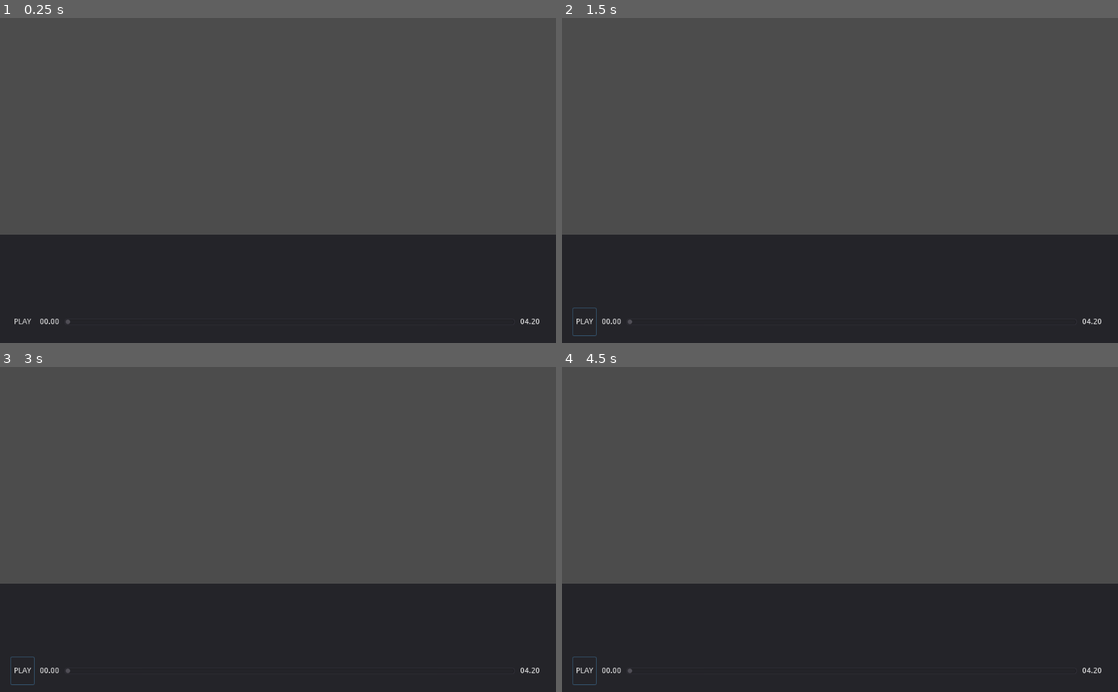
Above: before the commit, frames 1-4 (two rows, left to right).
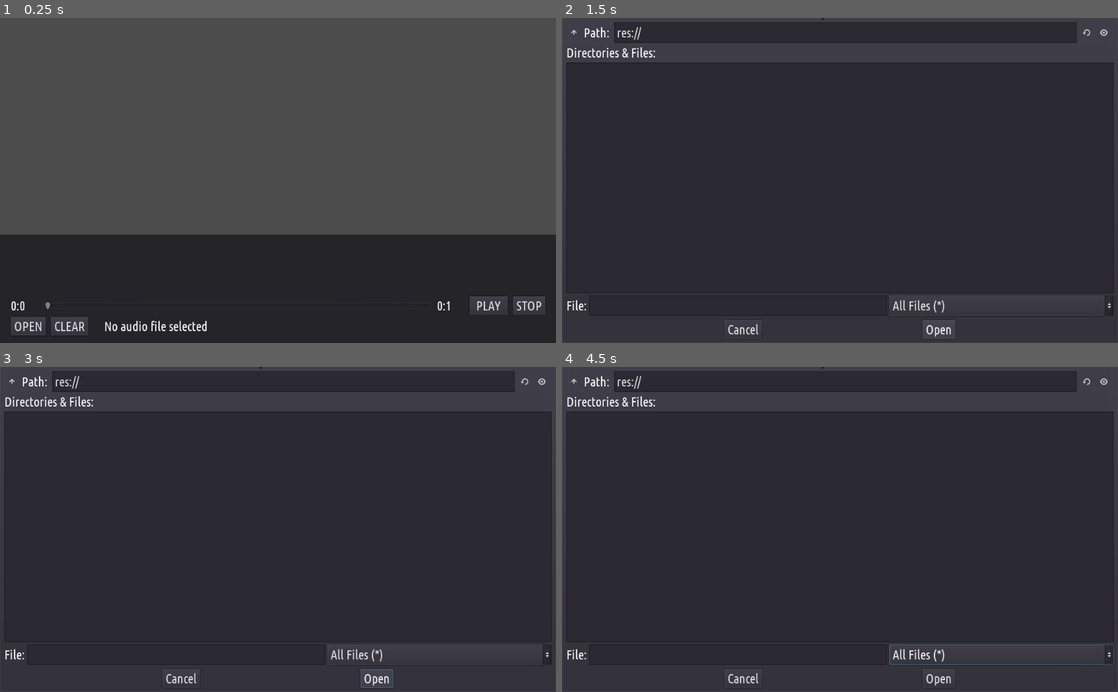
Above: after the commit, the same moments.

Repository: vel-jack/timeline
Game: Godot game, scene res://Scenes/Editor.tscn
The game is run twice, just before and just after one commit, with the same random seed, the same clock (stepped at 60 frames per second) and the same inputs. The project has no main scene, so this scene is started directly. Sound files missing from this copy of the repository are replaced by a short silence.
Inputs (mouse positions are in pixels of both pictures, inside the frame that each line leads up to):
- Up to frame 1 (0.25 s): no input
- Up to frame 2 (1.5 s): click (1090, 304) at 0.5 s, where only the run after the commit has a clickable "STOP"; click (589, 326) at 1.25 s, where only the run after the commit has a clickable "OPEN"
- Up to frame 3 (3 s): click (66, 675) at 2 s, where only the run after the commit has a clickable "CLEAR"; click (378, 679) at 2.75 s, where only the run after the commit has a clickable "Open"
- Up to frame 4 (4.5 s): click "PLAY" at 3.5 s; click "PLAY" at 4.25 s

The runs differ from the first frame. In frame 1, 1.4% of the frame differs, in the area x 2-98%, y 85-98%; in frame 2, 61%, in the area x 0-100%, y 0-100%; in frame 3, 61%; in frame 4, 60%.

Commit message:
audio_player

Diff:
--- a/Scenes/Editor.tscn
+++ b/Scenes/Editor.tscn
@@ -1,83 +1,161 @@
-[gd_scene format=2]
+[gd_scene load_steps=5 format=2]
+
+[ext_resource path="res://Fonts/UbuntuCondensed-Regular.ttf" type="DynamicFontData" id=1]
+[ext_resource path="res://Scripts/Editor.gd" type="Script" id=2]
+
+[sub_resource type="DynamicFont" id=2]
+size = 24
+font_data = ExtResource( 1 )
+
+[sub_resource type="Theme" id=1]
+default_font = SubResource( 2 )
 
 [node name="Editor" type="Control"]
 anchor_right = 1.0
 anchor_bottom = 1.0
+theme = SubResource( 1 )
+script = ExtResource( 2 )
 
-[node name="vbox" type="VBoxContainer" parent="."]
+[node name="Vbox" type="VBoxContainer" parent="."]
 anchor_right = 1.0
 anchor_bottom = 1.0
+__meta__ = {
+"_edit_lock_": true
+}
 
-[node name="VideoUI" type="Control" parent="vbox"]
+[node name="VideoUI" type="Control" parent="Vbox"]
 margin_right = 1024.0
 margin_bottom = 396.0
 rect_min_size = Vector2( 0, 100 )
 size_flags_vertical = 3
 
-[node name="AudioUI" type="Panel" parent="vbox"]
+[node name="ControllerUI" type="Panel" parent="Vbox"]
 margin_top = 400.0
 margin_right = 1024.0
 margin_bottom = 600.0
 rect_min_size = Vector2( 0, 200 )
 
-[node name="VBoxContainer" type="VBoxContainer" parent="vbox/AudioUI"]
+[node name="VBoxContainer" type="VBoxContainer" parent="Vbox/ControllerUI"]
 anchor_right = 1.0
 anchor_bottom = 1.0
 
-[node name="Control" type="Control" parent="vbox/AudioUI/VBoxContainer"]
+[node name="Control" type="Control" parent="Vbox/ControllerUI/VBoxContainer"]
 margin_right = 1024.0
-margin_bottom = 132.0
+margin_bottom = 110.0
 size_flags_vertical = 3
 
-[node name="conroller" type="HBoxContainer" parent="vbox/AudioUI/VBoxContainer"]
-margin_top = 136.0
+[node name="slider" type="HBoxContainer" parent="Vbox/ControllerUI/VBoxContainer"]
+margin_top = 114.0
 margin_right = 1024.0
-margin_bottom = 186.0
-rect_min_size = Vector2( 0, 50 )
+margin_bottom = 148.0
 custom_constants/separation = 10
 
-[node name="space2" type="Control" parent="vbox/AudioUI/VBoxContainer/conroller"]
+[node name="space2" type="Control" parent="Vbox/ControllerUI/VBoxContainer/slider"]
 margin_right = 10.0
-margin_bottom = 50.0
+margin_bottom = 34.0
 rect_min_size = Vector2( 10, 0 )
 
-[node name="ToolButton" type="ToolButton" parent="vbox/AudioUI/VBoxContainer/conroller"]
+[node name="cursor" type="Label" parent="Vbox/ControllerUI/VBoxContainer/slider"]
 margin_left = 20.0
-margin_right = 63.0
-margin_bottom = 50.0
+margin_top = 3.0
+margin_right = 70.0
+margin_bottom = 31.0
+rect_min_size = Vector2( 50, 0 )
+text = "00.00"
+
+[node name="progress" type="HSlider" parent="Vbox/ControllerUI/VBoxContainer/slider"]
+margin_left = 80.0
+margin_top = 9.0
+margin_right = 795.0
+margin_bottom = 25.0
+size_flags_horizontal = 3
+size_flags_vertical = 4
+step = 0.0
+
+[node name="length" type="Label" parent="Vbox/ControllerUI/VBoxContainer/slider"]
+margin_left = 805.0
+margin_top = 3.0
+margin_right = 855.0
+margin_bottom = 31.0
+rect_min_size = Vector2( 50, 0 )
+text = "04.20"
+
+[node name="Play" type="Button" parent="Vbox/ControllerUI/VBoxContainer/slider"]
+margin_left = 865.0
+margin_right = 935.0
+margin_bottom = 34.0
+rect_min_size = Vector2( 70, 0 )
 size_flags_vertical = 5
 text = "PLAY"
 
-[node name="Label" type="Label" parent="vbox/AudioUI/VBoxContainer/conroller"]
-margin_left = 73.0
-margin_top = 18.0
-margin_right = 109.0
-margin_bottom = 32.0
-text = "00.00"
+[node name="Stop" type="Button" parent="Vbox/ControllerUI/VBoxContainer/slider"]
+margin_left = 945.0
+margin_right = 1004.0
+margin_bottom = 34.0
+size_flags_vertical = 5
+text = "STOP"
 
-[node name="HScrollBar" type="HScrollBar" parent="vbox/AudioUI/VBoxContainer/conroller"]
-margin_left = 119.0
-margin_top = 19.0
-margin_right = 948.0
+[node name="space" type="Control" parent="Vbox/ControllerUI/VBoxContainer/slider"]
+margin_left = 1014.0
+margin_right = 1024.0
+margin_bottom = 34.0
+rect_min_size = Vector2( 10, 0 )
+
+[node name="conroller" type="HBoxContainer" parent="Vbox/ControllerUI/VBoxContainer"]
+margin_top = 152.0
+margin_right = 1024.0
+margin_bottom = 186.0
+custom_constants/separation = 10
+
+[node name="space" type="Control" parent="Vbox/ControllerUI/VBoxContainer/conroller"]
+margin_right = 10.0
+margin_bottom = 34.0
+rect_min_size = Vector2( 10, 0 )
+
+[node name="Open" type="Button" parent="Vbox/ControllerUI/VBoxContainer/conroller"]
+margin_left = 20.0
+margin_right = 84.0
+margin_bottom = 34.0
+size_flags_vertical = 5
+text = "OPEN"
+
+[node name="Clear" type="Button" parent="Vbox/ControllerUI/VBoxContainer/conroller"]
+margin_left = 94.0
+margin_right = 162.0
+margin_bottom = 34.0
+size_flags_vertical = 5
+text = "CLEAR"
+
+[node name="space2" type="Control" parent="Vbox/ControllerUI/VBoxContainer/conroller"]
+margin_left = 172.0
+margin_right = 182.0
+margin_bottom = 34.0
+rect_min_size = Vector2( 10, 0 )
+
+[node name="Label" type="Label" parent="Vbox/ControllerUI/VBoxContainer/conroller"]
+margin_left = 192.0
+margin_top = 3.0
+margin_right = 382.0
 margin_bottom = 31.0
-size_flags_horizontal = 3
-size_flags_vertical = 4
+text = "No audio file selected"
 
-[node name="Label2" type="Label" parent="vbox/AudioUI/VBoxContainer/conroller"]
-margin_left = 958.0
-margin_top = 18.0
-margin_right = 994.0
-margin_bottom = 32.0
-text = "04.20"
-
-[node name="space" type="Control" parent="vbox/AudioUI/VBoxContainer/conroller"]
-margin_left = 1004.0
-margin_right = 1024.0
-margin_bottom = 50.0
-rect_min_size = Vector2( 20, 0 )
-
-[node name="space" type="Control" parent="vbox/AudioUI/VBoxContainer"]
+[node name="space" type="Control" parent="Vbox/ControllerUI/VBoxContainer"]
 margin_top = 190.0
 margin_right = 1024.0
 margin_bottom = 200.0
 rect_min_size = Vector2( 0, 10 )
+
+[node name="Openfile" type="FileDialog" parent="."]
+anchor_right = 1.0
+anchor_bottom = 1.0
+window_title = "Open a File"
+mode = 0
+
+[node name="AudioPlayer" type="AudioStreamPlayer2D" parent="."]
+position = Vector2( 515, 233 )
+
+[connection signal="value_changed" from="Vbox/ControllerUI/VBoxContainer/slider/progress" to="." method="_on_progress_value_changed"]
+[connection signal="pressed" from="Vbox/ControllerUI/VBoxContainer/slider/Play" to="." method="_on_Play_pressed"]
+[connection signal="pressed" from="Vbox/ControllerUI/VBoxContainer/slider/Stop" to="." method="_on_Stop_pressed"]
+[connection signal="pressed" from="Vbox/ControllerUI/VBoxContainer/conroller/Open" to="." method="_on_Open_pressed"]
+[connection signal="file_selected" from="Openfile" to="." method="_on_openfile_file_selected"]
--- /dev/null
+++ b/Scripts/Editor.gd
@@ -0,0 +1,72 @@
+extends Control
+
+# variables
+var playing = false
+var cur_pos = 0
+
+# onready
+onready var progress = $Vbox/ControllerUI/VBoxContainer/slider/progress
+onready var play = $Vbox/ControllerUI/VBoxContainer/slider/Play
+onready var stop = $Vbox/ControllerUI/VBoxContainer/slider/Stop
+onready var cursor = $Vbox/ControllerUI/VBoxContainer/slider/cursor
+onready var audio_player = $AudioPlayer
+
+
+func _ready():
+	audio_player.stream = load("res://Assets/cool.mp3")
+	var a = audio_player.stream.get_length()
+	progress.max_value = int(a)
+	$Vbox/ControllerUI/VBoxContainer/slider/length.text = to_time(int(a))
+	set_curser(0)
+
+func set_curser(t):
+	cursor.text = to_time(t);
+
+func to_time(secs):
+	return str((secs/60)%60) + ":" + str(secs%60)
+
+# warning-ignore:unused_argument
+func _process(delta):
+	if audio_player.playing:
+		var a = audio_player.get_playback_position()
+		set_curser(int(a))
+		progress.value = a
+	pass
+
+
+func _on_Open_pressed():
+	$Openfile.visible = true
+	pass # Replace with function body.
+
+
+func _on_openfile_file_selected(path):
+	print(path)
+
+	#$AudioPlayer.stream = load(path)
+	#print(path)
+
+
+
+func _on_Play_pressed():
+	if playing:
+		cur_pos = $AudioPlayer.get_playback_position()
+		playing = !playing
+		audio_player.playing = false
+		play.text = 'PLAY'
+	else:
+		audio_player.play(cur_pos)
+		play.text = 'PAUSE'
+		playing = !playing
+
+func _on_Stop_pressed():
+	if playing:
+		audio_player.stop()
+		progress.value = 0
+		playing = !playing
+		cur_pos = 0
+	if cur_pos != 0:
+		cur_pos = 0
+		progress.value = 0
+
+func _on_progress_value_changed(value):
+	cur_pos = value
Binary file added: Fonts/UbuntuCondensed-Regular.ttf
